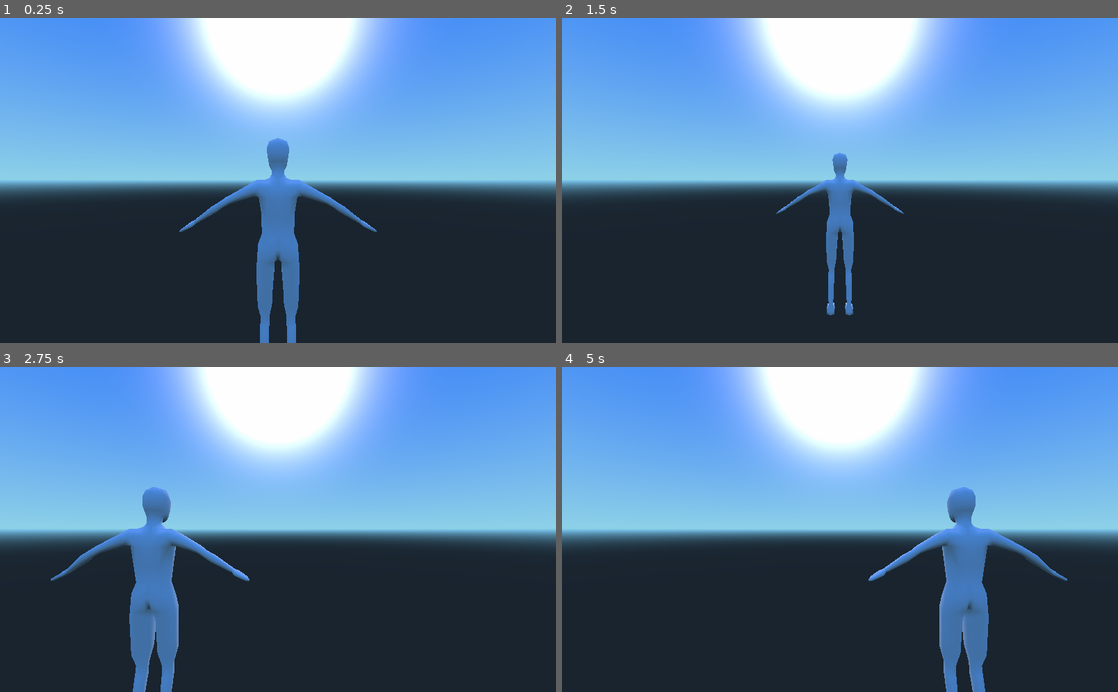
Above: before the commit, frames 1-4 (two rows, left to right).
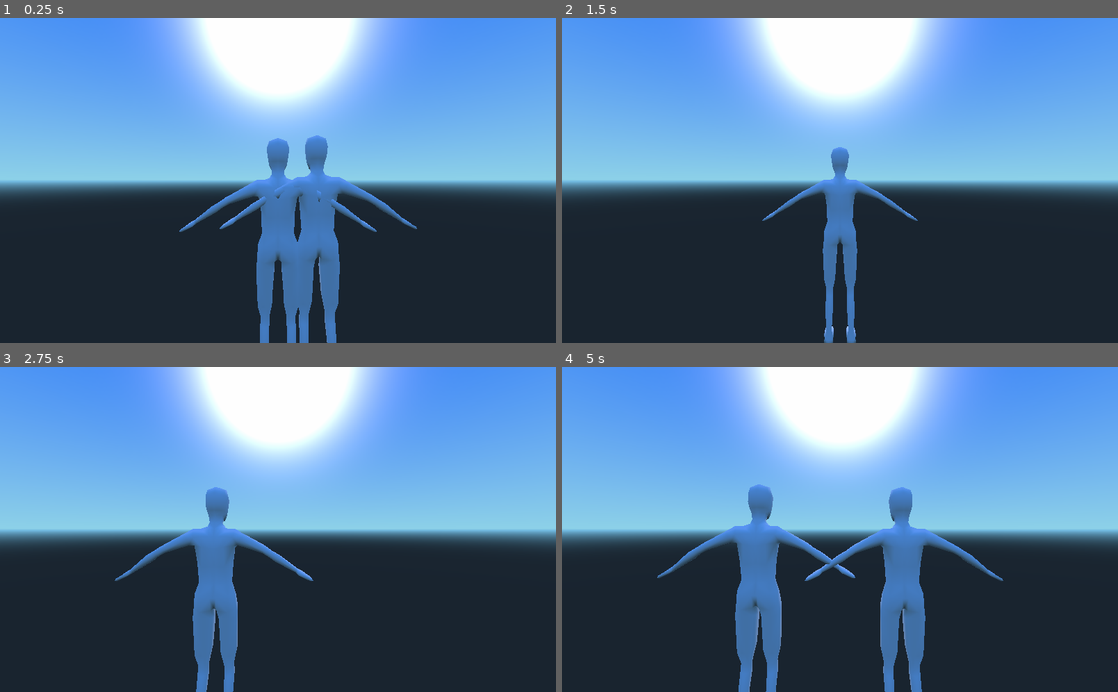
Above: after the commit, the same moments.

Repository: ostoru/gdl-jam
Game: Godot game, scene res://scenes/main.tscn
The game is run twice, just before and just after one commit, with the same random seed, the same clock (stepped at 60 frames per second) and the same inputs.
Inputs (mouse positions are in pixels of both pictures, inside the frame that each line leads up to):
- Up to frame 1 (0.25 s): no input
- Up to frame 2 (1.5 s): move the mouse to (962, 164) at 0.52 s; hold D (move_right) 0.53-1.28 s; tap Enter at 1.25 s; move the mouse to (728, 196) at 1.27 s; hold S (move_backwards) from 1.28 s (still down)
- Up to frame 3 (2.75 s): tap Space at 2 s; move the mouse to (333, 458) at 2.02 s; release S (move_backwards) at 2.03 s; hold D (move_right) from 2.03 s (still down)
- Up to frame 4 (5 s): tap Enter at 2.75, 4.25 s; move the mouse to (812, 594) at 2.77 s; release D (move_right) at 2.78 s; hold W (move_forward) 2.78-3.53 s; tap Space at 3.5 s; move the mouse to (1006, 578) at 3.52 s; hold A (move_left) from 3.53 s (still down); move the mouse to (673, 480) at 4.27 s

The runs differ from the first frame. In frame 1, 3.8% of the frame differs, in the area x 39-75%, y 36-100%; in frame 2, 1.3%; in frame 3, 8.7%; in frame 4, 13%, in the area x 17-91%, y 36-100%.

Commit message:
movement (terribly) done

Diff:
--- a/game/scenes/characters/human.gd
+++ b/game/scenes/characters/human.gd
@@ -1,7 +1,8 @@
 extends RigidBody
-
+export var active = false
 func _ready():
-	set_process_input(true)
+	if active:
+		set_process_input(true)
 	pass
 
 
@@ -14,23 +15,22 @@
 	var yaw_offset = Vector3()
 	if Input.is_action_pressed("move_left"):
 		yaw_offset.x = 1
-		offset_distance += .01
+		offset_distance += .001
 	elif Input.is_action_pressed("move_right"):
 		yaw_offset.x = -1
-		offset_distance += .01
+		offset_distance += .001
 	else:
-		offset_distance -= .01
+		offset_distance -= .0004
 	if Input.is_action_pressed("move_forward"):
 		yaw_offset.z = 1
-		offset_distance += .01
+		offset_distance += .001
 	elif Input.is_action_pressed("move_backwards"):
 		yaw_offset.z = -1
-		offset_distance += .01
+		offset_distance += .001
 	else:
-		offset_distance -= .01
+		offset_distance -= .0004
 	offset_distance = max(.5,min(.1,offset_distance))
 	yaw_offset = yaw_offset.normalized()
-	$yaw.set_translation(($yaw.get_translation() - yaw_offset) * offset_distance)
-
-func _integrate_forces(state):
-	$yaw.get_global_transform().origin - $".".get_global_transform().origin
+	$yaw/pitch.set_translation(($yaw.get_translation() - yaw_offset) * offset_distance)
+	if active:
+		set_translation($".".get_global_transform().origin + (($".".get_global_transform().origin - $yaw/pitch.get_global_transform().origin).normalized() * offset_distance))
--- a/game/scenes/characters/human.tscn
+++ b/game/scenes/characters/human.tscn
@@ -36,6 +36,7 @@
 angular_velocity = Vector3( 0, 0, 0 )
 angular_damp = -1.0
 script = ExtResource( 1 )
+active = false
 
 [node name="col" type="CollisionShape" parent="." index="0"]
 
--- a/game/scenes/main.tscn
+++ b/game/scenes/main.tscn
@@ -9,4 +9,9 @@
 
 transform = Transform( 1, 0, 0, 0, 1, 0, 0, 0, 1, 0, 1, 0 )
 
-[node name="level 00" parent="." index="1" instance=ExtResource( 2 )]
+[node name="human2" parent="." index="1" instance=ExtResource( 1 )]
+
+transform = Transform( 1, 0, 0, 0, 1, 0, 0, 0, 1, 0, 1, 0 )
+active = true
+
+[node name="level 00" parent="." index="2" instance=ExtResource( 2 )]
